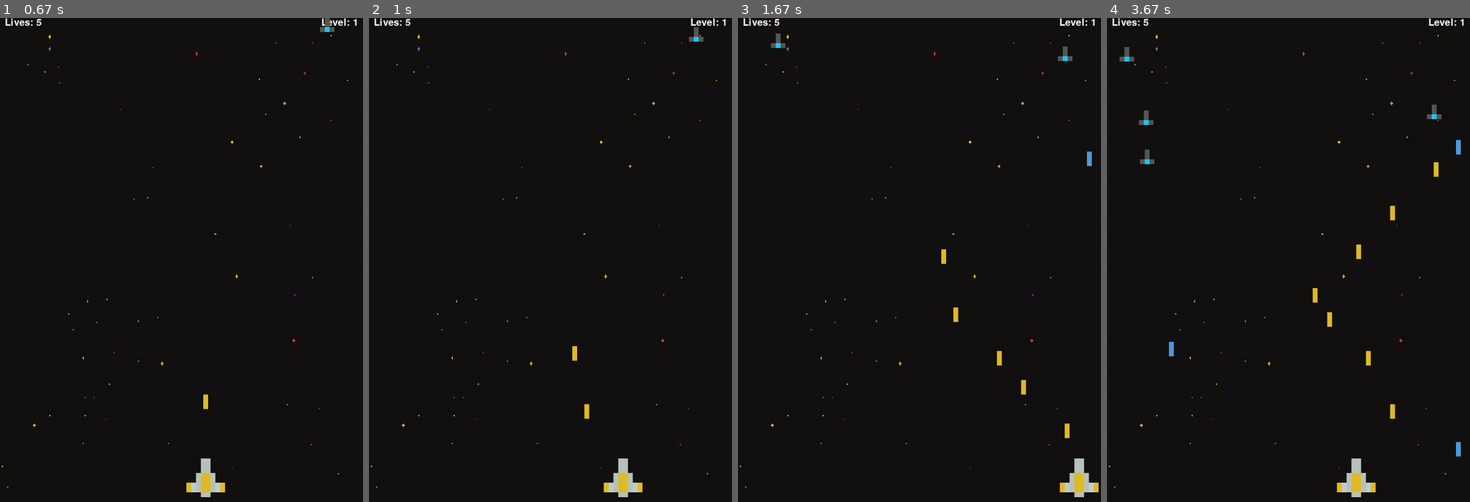
Above: before the commit, frames 1-4 (left to right).
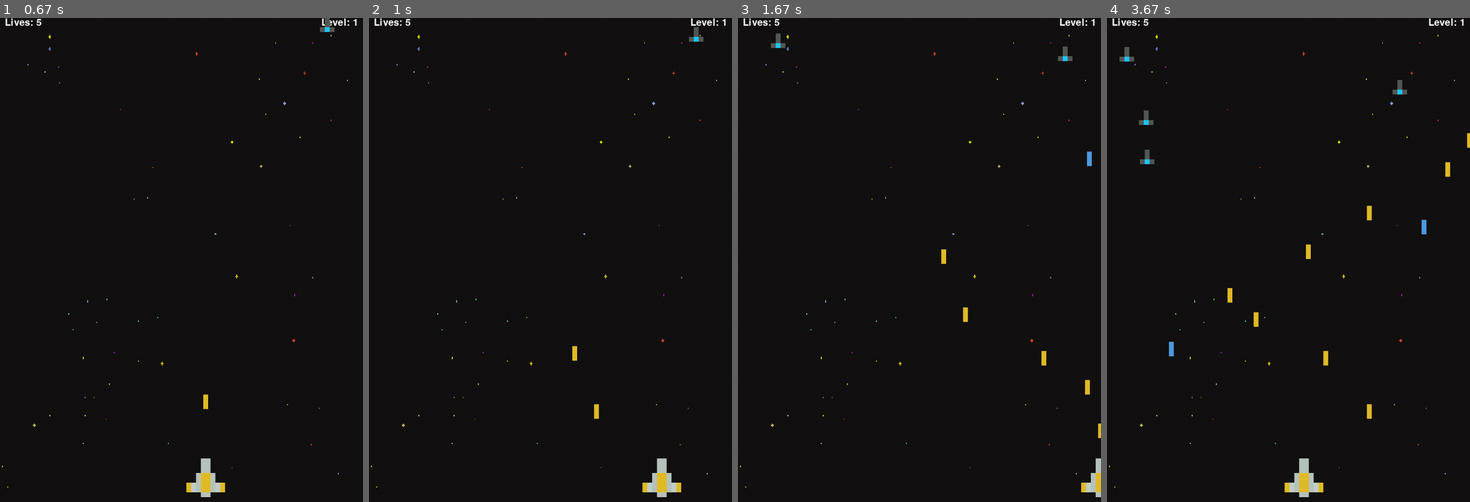
Above: after the commit, the same moments.

Repository: AmirmasoudCS/Pygame-Course
Game: pygame game, started from project_03/main.py
Same seed, same stepped clock (60 frames per second), same inputs: the game is played once before the commit and once after it.
Inputs:
- Up to frame 1 (0.67 s): tap Space at 0.33 s
- Up to frame 2 (1 s): hold Right from 0.67 s (still down); tap Space at 0.73 s
- Up to frame 3 (1.67 s): tap Space at 1.03, 1.23, 1.53 s; release Right at 1.13 s; hold Right 1.17-1.63 s
- Up to frame 4 (3.67 s): hold Left 1.67-2.2 s; tap Space at 1.73, 2.03, 2.3, 2.6, 2.73, 3.03, 3.4 s; hold Left 2.23-2.63 s; hold Right 2.67-3.3 s; hold Left from 3.33 s (still down)

Frame 1 is identical in both runs. In frame 2, 1.0% of the frame differs, in the area x 59-87%, y 79-99%; in frame 3, 0.8%; in frame 4, 1.8%, in the area x 33-100%, y 12-99%.

Commit message:
Updating the players x_vel

Diff:
--- a/project_03/main.py
+++ b/project_03/main.py
@@ -256,7 +256,7 @@
         self.ship_img = YELLOW_SPACE_SHIP
         self.laser_type = PlayerLaser
 
-        self.x_vel = 5
+        self.x_vel = 9
 
     def move_left(self):
         self.x -= self.x_vel
